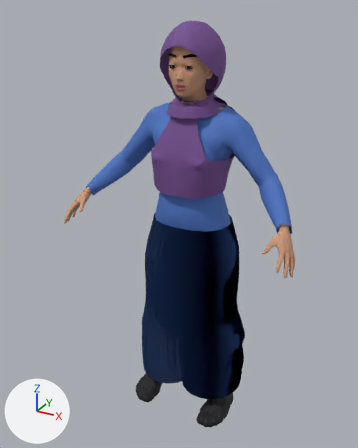
The glTF model model/wanita2.glb: old version first, new version second.
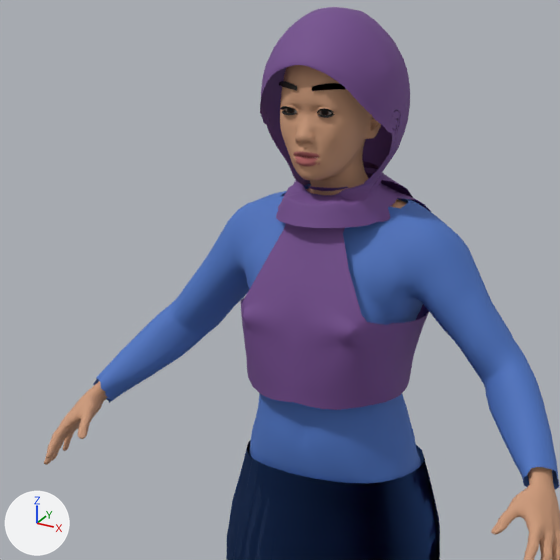
Old and new are each drawn whole from a 50 mm camera at (0.8, -1.589, 1.589) aimed at (-0.037, -0.067, 0.828) and again close up on the part from 12% to 82% of the width and 4% to 59% of the height. Lighting does not change. The marker at lower left points along +X, +Y and +Z. The first two pictures are the older version. Vertices at exactly the same position are counted once.

The scene before the commit, as lines of its bpy script (objects in view):
```python
me_mesh_0 = bpy.data.meshes.new('Mesh_0')
me_mesh_0.from_pydata(...)  # 23591 vertices, 46192 faces; spans x -0.46..0.46, y -0.27..0.13, z 0.0..1.55
me_mesh_0.materials.append(mat_material_0)
ob_body = bpy.data.objects.new('body', me_mesh_0)
ob_body.location = (0.0, 0.0, 0.0)
```
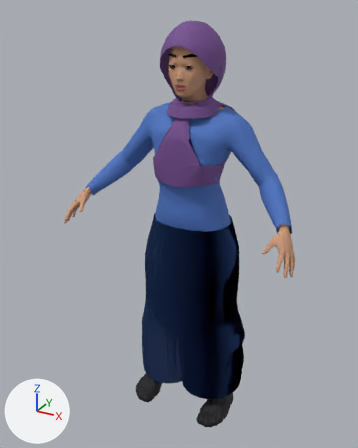
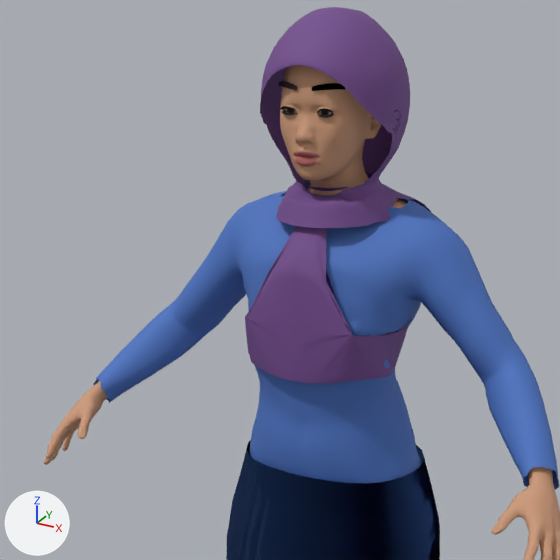
Location of each change, (x1, y1, x2, y2) in pixels of the close-ups (560 x 560 px; the box of a moved part takes in the faces that stretch with it):
part 1 of me_mesh_0, moved or reshaped: before (237, 161, 429, 410); after (236, 182, 421, 395)

Edits to the bpy script that builds the scene:
```text
Change me_mesh_0:
    where me_mesh_0.from_pydata(...)  # 23591 vertices, 46192 faces; spans x -0.46..0.46, y -0.27..0.13, z 0.0..1.55
    used by ob_body; location = (0.0, 0.0, 0.0)
    me_mesh_0 part 1: 1638 of 23591 vertices moved; they spanned x -0.15..0.15, y -0.16..0.08, z 0.98..1.32 and now span x -0.15..0.15, y -0.17..0.07, z 1.0..1.3; mean shift (0.0, -0.01, 0.0); largest move (-0.1, -0.13, 1.03) -> (-0.09, -0.15, 1.09)
```
